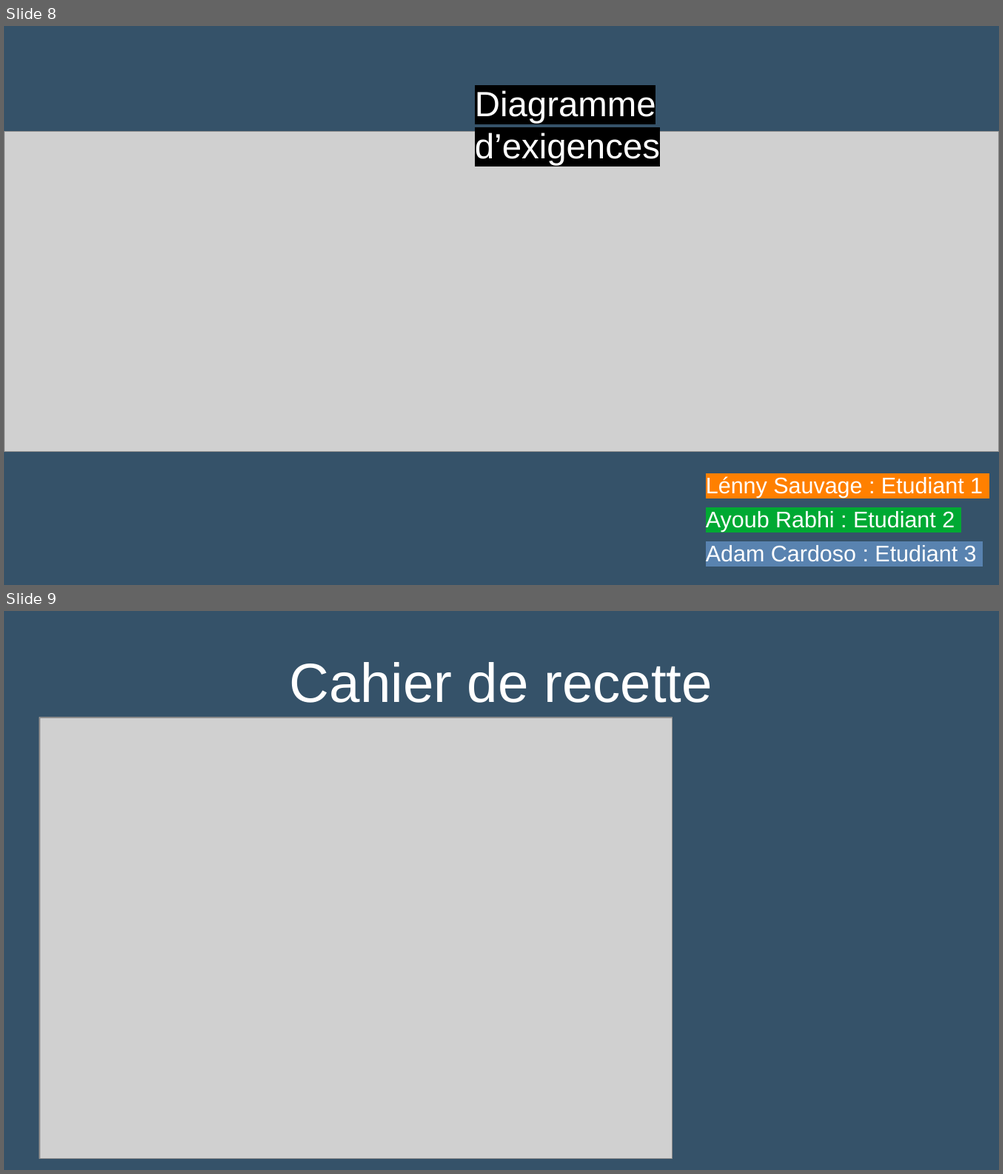
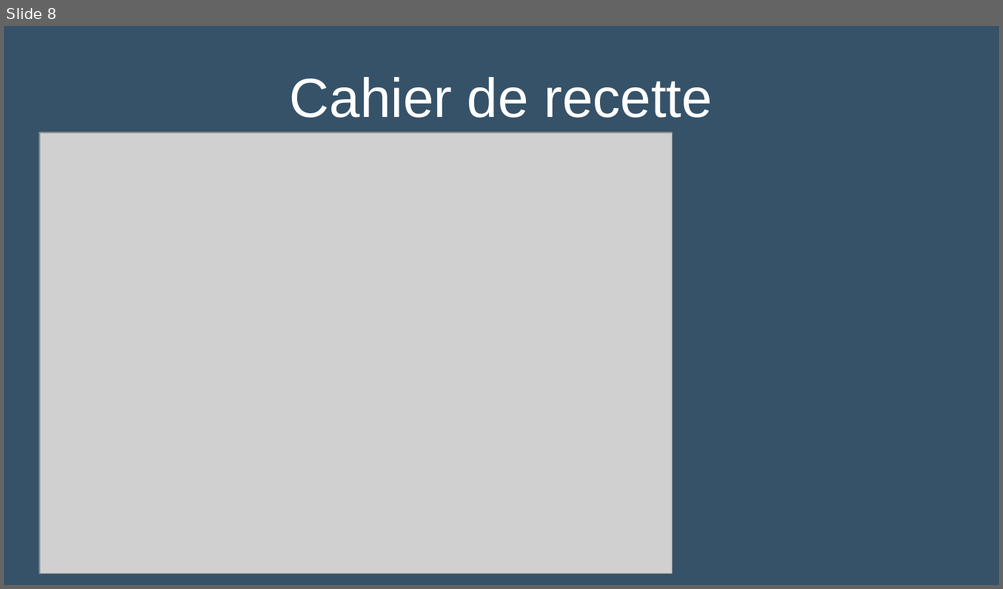
Before and after one commit to Sauvage89/sechoir-houblon, a slide deck: doc/diaporama/revue4/00-revue_commune.odp. Shown one above the other, each under a label of ours: slides 8 and 9 before the commit, slide 8 after it. The pictures are 1003x1174 and 1003x589 pixels, drawn with LibreOffice and Linux fonts; fonts in the diff are those of the drawing; grey boxes stand for pictures. Boxes give left, top, right and bottom in pixels: in the first picture for what was removed or moved away, otherwise in the second. Text is boxed around its words. In the diff, an @@ line names an element or a change of style, - is before the commit and + after.

Commit message:
suppresion diag d'exigence sur diapo commun

```diff
--- a/doc/diaporama/revue4/00-revue_commune.odp
+++ b/doc/diaporama/revue4/00-revue_commune.odp
@@ slide 8 removed at <box>4,26,999,585</box>, background #355269 @@
@@ text removed at <box>475,89,660,166</box> @@
-Diagramme d’exigences
@@ picture removed at <box>4,132,999,452</box> @@
@@ text removed at <box>706,477,982,562</box> @@
-Lénny Sauvage : Etudiant 1
-Ayoub Rabhi : Etudiant 2
-Adam Cardoso : Etudiant 3
@@ what was slide 9 is now slide 8 @@
```
Also in this commit, not shown: 1 other file.
